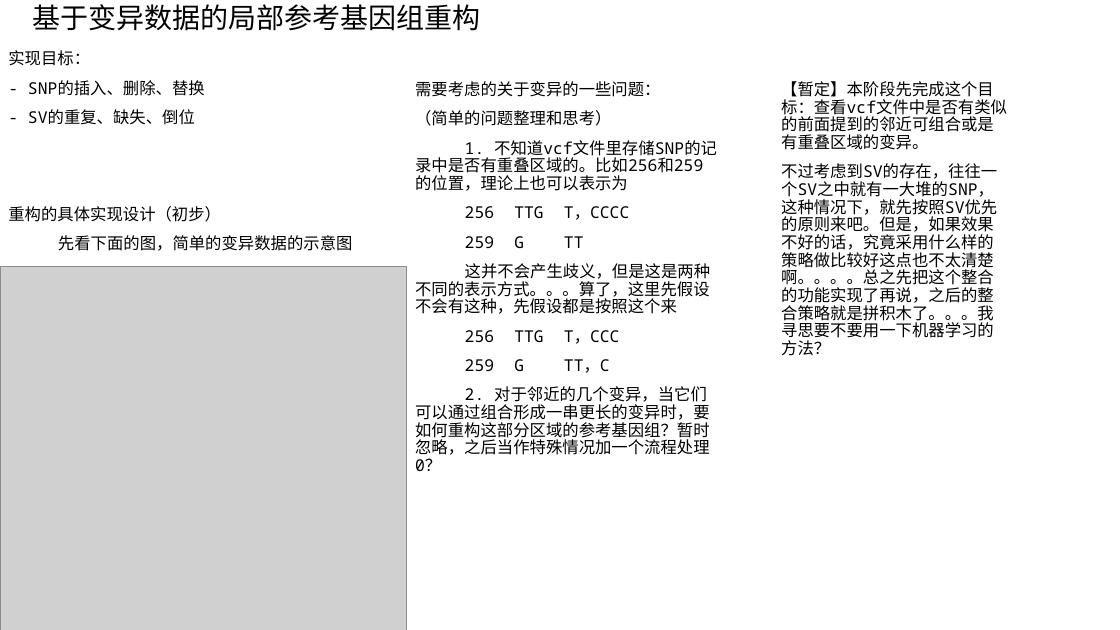
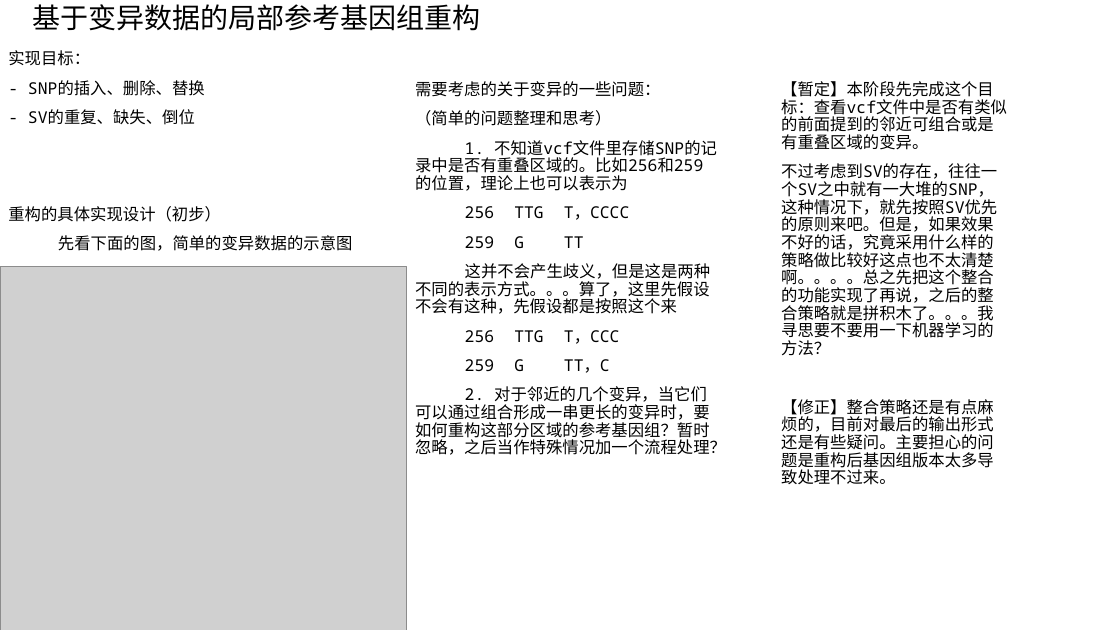
Before and after one commit to AtoshDustosh/thesis-project, a slide deck: slide 8 of THE project/design/project design.pptx. Drawn at 1120x630 pixels with LibreOffice and Linux fonts; fonts in the diff are those of the drawing; grey boxes stand for pictures. Boxes give left, top, right and bottom in pixels: in the first picture for what was removed or moved away, otherwise in the second. Text is boxed around its words. In the diff, an @@ line names an element or a change of style, - is before the commit and + after.

```diff
--- a/THE project/design/project design.pptx
+++ b/THE project/design/project design.pptx
@@ text at bbox=[415, 386, 726, 455]: text changed @@
-2. 对于邻近的几个变异，当它们可以通过组合形成一串更长的变异时，要如何重构这部分区域的参考基因组？暂时忽略，之后当作特殊情况加一个流程处理0？
+2. 对于邻近的几个变异，当它们可以通过组合形成一串更长的变异时，要如何重构这部分区域的参考基因组？暂时忽略，之后当作特殊情况加一个流程处理？
@@ text at bbox=[781, 399, 994, 485]: paragraph added @@
+【修正】整合策略还是有点麻烦的，目前对最后的输出形式还是有些疑问。主要担心的问题是重构后基因组版本太多导致处理不过来。
```
Also in this commit, not shown: 6 other files.
